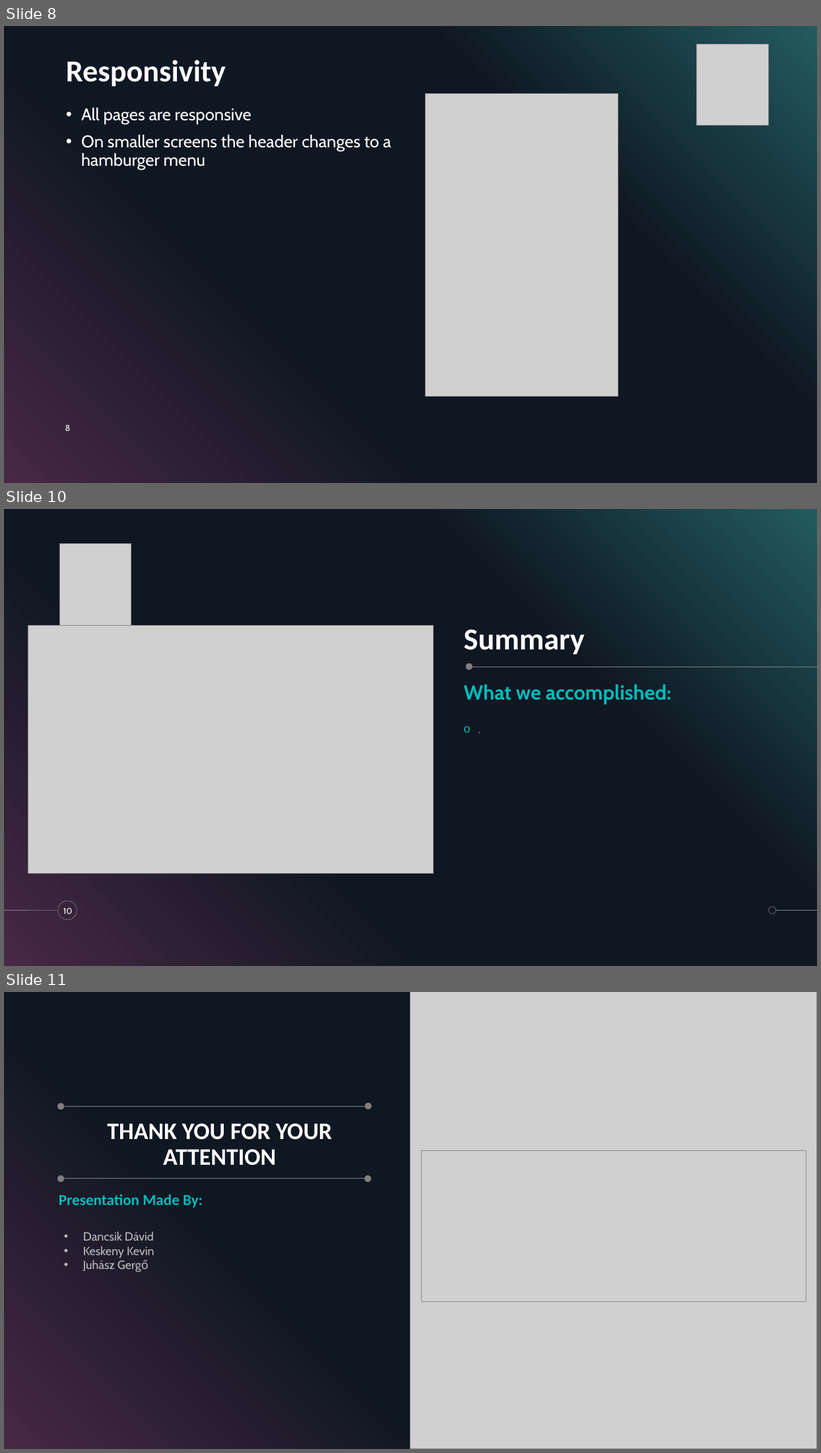
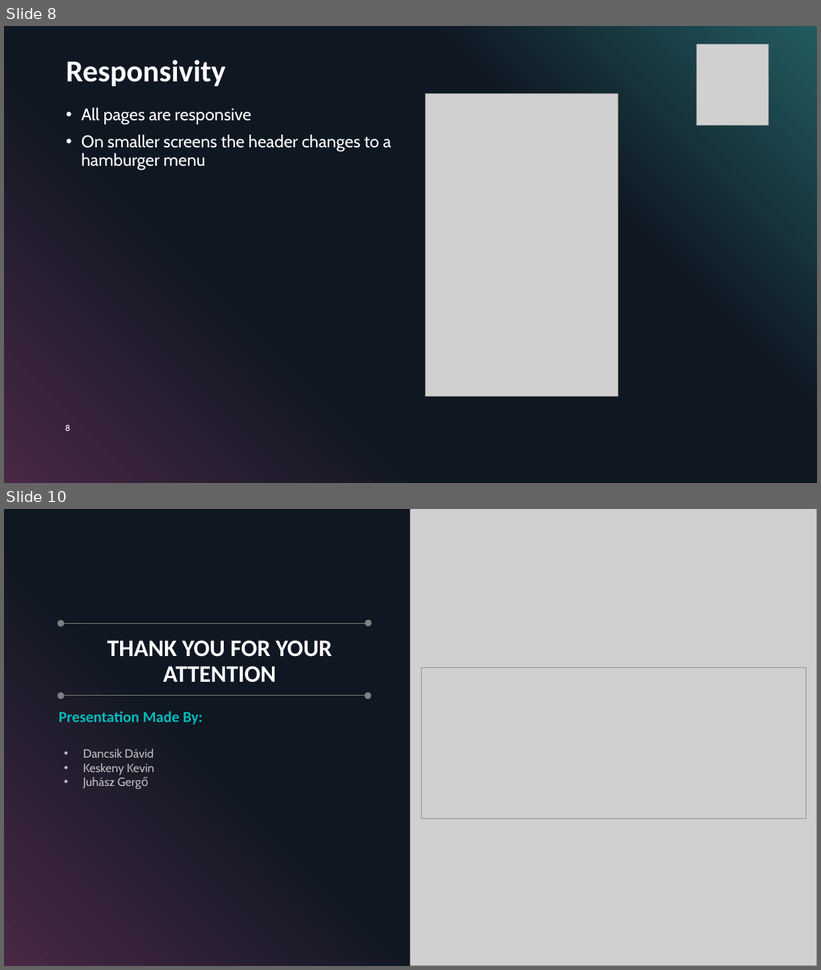
Before and after one commit to pollak-projects/ConsoleX, a slide deck: docs/ConsoleXPresentation.pptx. Shown one above the other, each under a label of ours: slides 8, 10 and 11 before the commit, slides 8 and 10 after it; the slides between them are not shown. The pictures are 821x1453 and 821x970 pixels, drawn with LibreOffice and Linux fonts; fonts in the diff are those of the drawing; grey boxes stand for pictures. Boxes give left, top, right and bottom in pixels: in the first picture for what was removed or moved away, otherwise in the second. Text is boxed around its words. In the diff, an @@ line names an element or a change of style, - is before the commit and + after.

```diff
--- a/docs/ConsoleXPresentation.pptx
+++ b/docs/ConsoleXPresentation.pptx
@@ slide 10 removed at (x1=4, y1=509, x2=817, y2=966), background #000000; not listed: 5 template elements that a slide beside it also shows @@
@@ picture removed at (x1=59, y1=544, x2=131, y2=625) @@
@@ picture removed at (x1=28, y1=626, x2=434, y2=874) @@
@@ title removed at (x1=464, y1=629, x2=585, y2=655) @@
-Summary
@@ ellipse removed at (x1=466, y1=663, x2=473, y2=670) @@
@@ line removed from (817, 667) to (471, 667) @@
@@ text removed at (x1=464, y1=685, x2=671, y2=704) @@
-What we accomplished:
@@ text removed at (x1=464, y1=722, x2=763, y2=884) @@
-o .
@@ page number removed at (x1=63, y1=908, x2=73, y2=914) @@
-10
@@ what was slide 11 is now slide 10 @@
```
Also in this commit, not shown: 2 slides changed, 1 slide added, 1 other slide removed.
